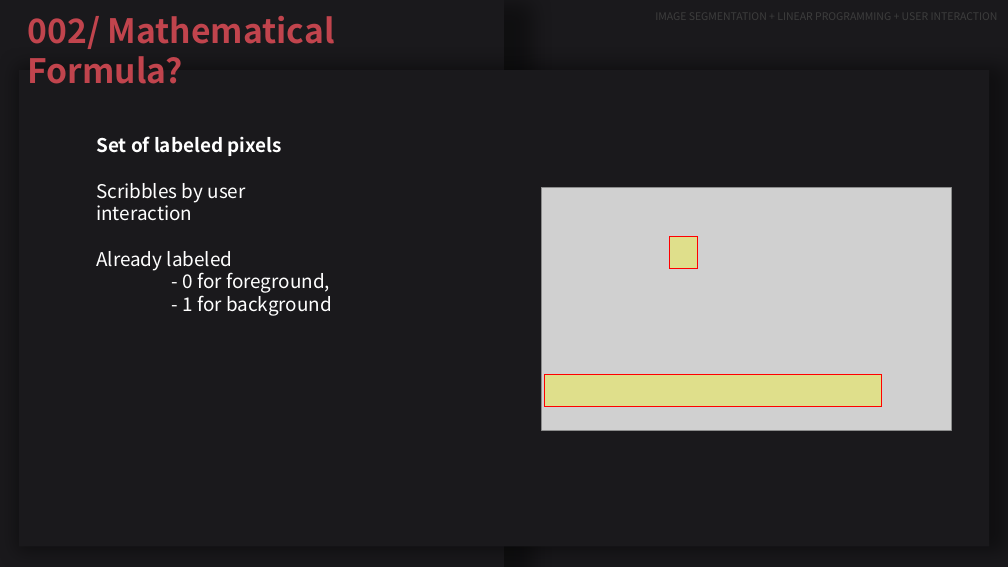
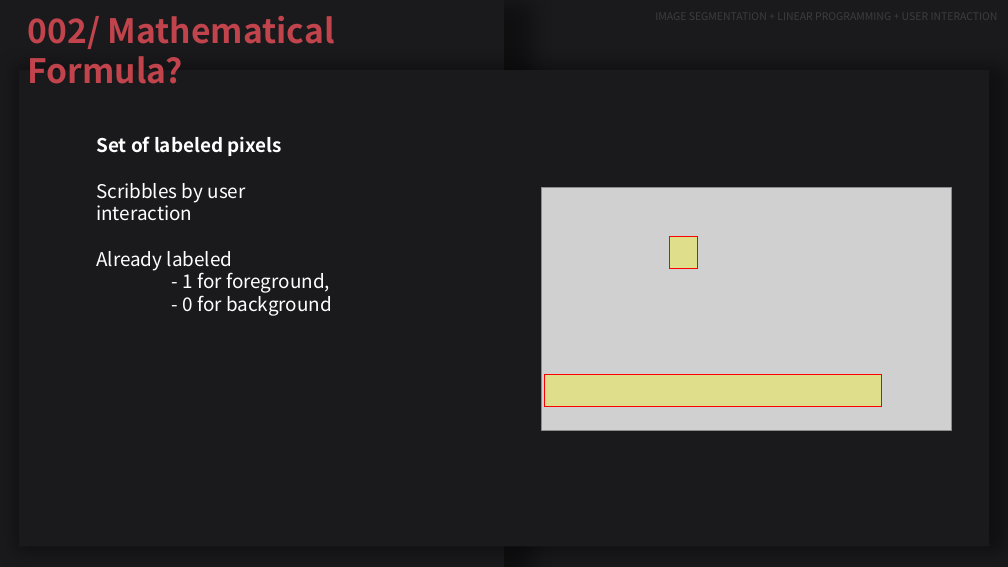
Before and after one commit to JeeheonKim/interactive-color-segmentation-with-linear-programming, a slide deck: slide 23 of comp3807.pptx (slide 22 before the commit). Drawn at 1008x567 pixels with LibreOffice and Linux fonts; fonts in the diff are those of the drawing; grey boxes stand for pictures. Boxes give left, top, right and bottom in pixels: in the first picture for what was removed or moved away, otherwise in the second. Text is boxed around its words. In the diff, an @@ line names an element or a change of style, - is before the commit and + after.

```diff
--- a/comp3807.pptx
+++ b/comp3807.pptx
@@ text at (x1=183, y1=272, x2=332, y2=316): text changed @@
-- 0 for foreground,
-- 1 for background
+- 1 for foreground,
+- 0 for background
```
Also in this commit, not shown: 1 slide added, 4 other files.
